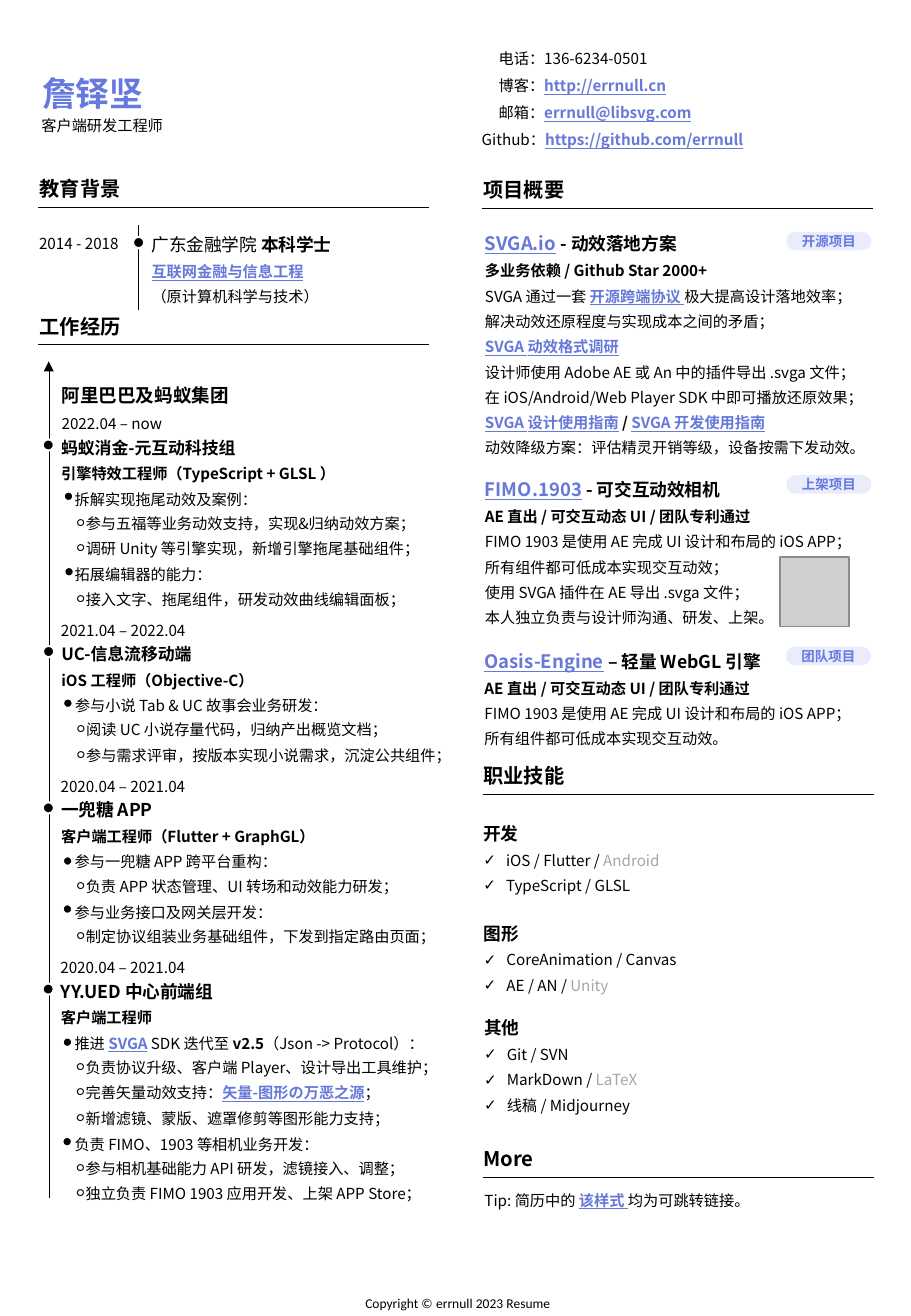
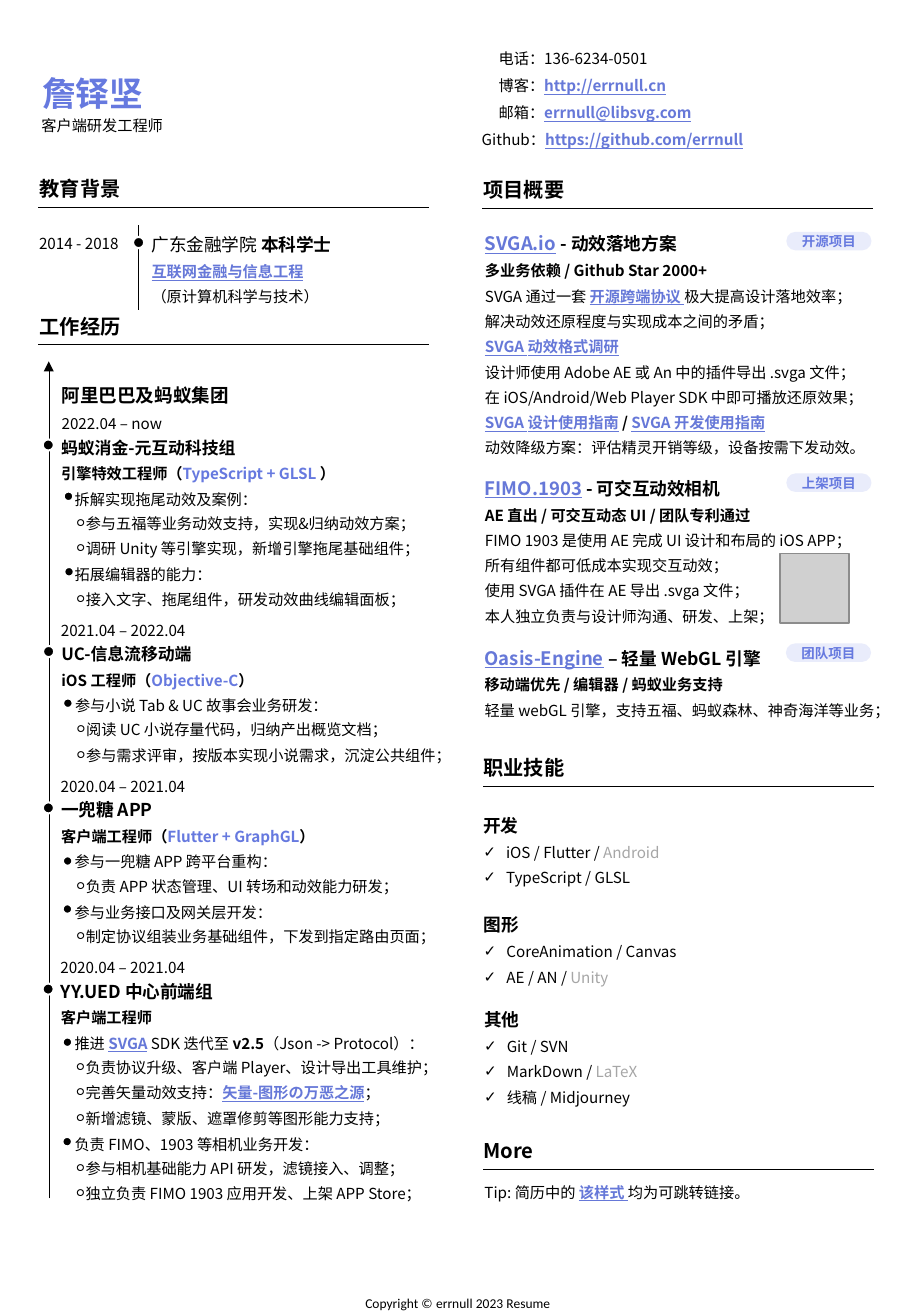
Before and after one commit to errnull/errnull.github.io, a slide deck: slide 1 of about/doc/resume.pptx. Drawn at 911x1316 pixels with LibreOffice and Linux fonts; fonts in the diff are those of the drawing; grey boxes stand for pictures. Boxes give left, top, right and bottom in pixels: in the first picture for what was removed or moved away, otherwise in the second. Text is boxed around its words. In the diff, an @@ line names an element or a change of style, - is before the commit and + after.

```diff
--- a/about/doc/resume.pptx
+++ b/about/doc/resume.pptx
@@ text at box(61, 466, 317, 483): text colour #000000 to #6679DF in "引擎特效工程师（TypeScript + GLSL" @@
@@ picture: place and size @@
-picture at box(780, 558, 849, 627)
+picture at box(780, 554, 849, 623)
@@ text at box(485, 609, 774, 624): text changed @@
-本人独立负责与设计师沟通、研发、上架。
+本人独立负责与设计师沟通、研发、上架；
@@ text at box(61, 673, 254, 690): text colour #000000 to #6679DF in "工程师（Objective-C）" @@
@@ text at box(485, 675, 889, 718): text changed @@
-AE 直出 / 可交互动态 UI / 团队专利通过
-FIMO 1903 是使用 AE 完成 UI 设计和布局的 iOS APP；
-所有组件都可低成本实现交互动效。
+移动端优先 / 编辑器 / 蚂蚁业务支持
+轻量 webGL 引擎，支持五福、蚂蚁森林、神奇海洋等业务；
@@ 6 texts, 2 lines: place and size @@
-6 texts, 2 lines at box(483, 765, 873, 1210)
+6 texts, 2 lines at box(483, 757, 873, 1202)
@@ text at box(61, 829, 314, 846): text colour #000000 to #6679DF in "客户端工程师（Flutter + GraphGL）" @@
```
Also in this commit, not shown: 1 other file.
